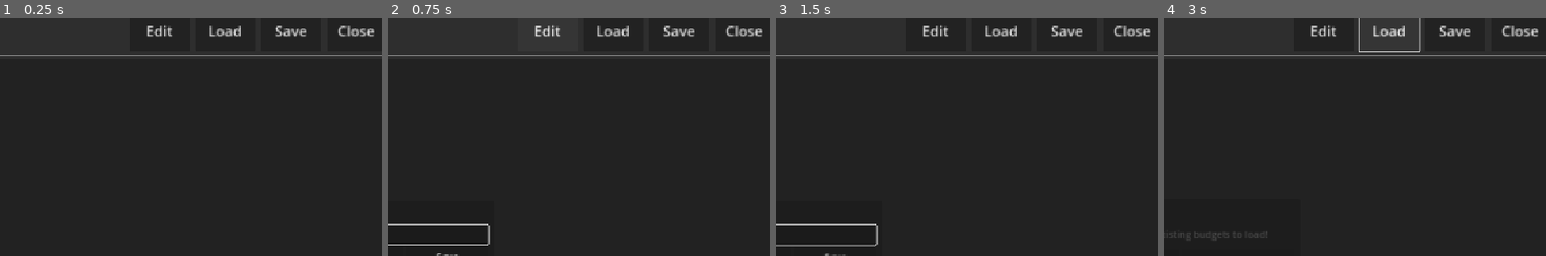
Above: before the commit, frames 1-4 (left to right).
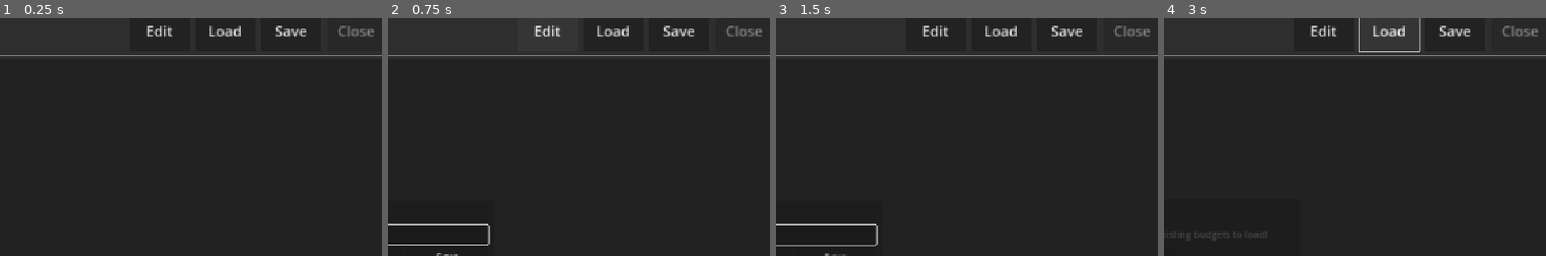
Above: after the commit, the same moments.

Repository: phrasmotica/budget-visualiser
Game: Godot game, scene res://app.tscn
Same seed, same stepped clock (60 frames per second), same inputs: the game is played once before the commit and once after it.
Inputs (mouse positions are % of the whole screen's width and height, from its top left):
- Up to frame 1 (0.25 s): no input
- Up to frame 2 (0.75 s): click "Edit" at 0.5 s
- Up to frame 3 (1.5 s): click (50, 49) at 1.27 s; type "Alex" at 1.35 s
- Up to frame 4 (3 s): click "Cancel" at 2 s; click "Load" at 2.75 s
The pictures show only the part of the screen within x 48-98%, y 4-54%; the shares and areas given below are measured in that part.

The runs differ from the first frame. In frame 1, 0.2% of the frame differs, in the area x 88-98%, y 3-8%; in frame 2, 0.2%; in frame 3, 0.2%; in frame 4, 0.2%.

Commit message:
Remove current tab when close button is pressed

Diff:
--- a/scenes/ui.tscn
+++ b/scenes/ui.tscn
@@ -61,6 +61,7 @@
 custom_minimum_size = Vector2(100, 0)
 layout_mode = 2
 theme_override_font_sizes/font_size = 24
+disabled = true
 text = "Close"
 
 [node name="HSeparator" type="HSeparator" parent="MarginContainer/VBoxContainer"]
--- a/scripts/ui.gd
+++ b/scripts/ui.gd
@@ -171,9 +171,12 @@
 	modal_shown.emit()
 
 func _on_close_button_pressed() -> void:
-	# TODO: close the active tab. Make sure current changes are saved
-	# and that the budget is removed from the save data map
-	print("Closing budget")
+	print("Closing budget ID=%d" % _current_budget_id)
+
+	_save_data_map.erase(_current_budget_id)
+
+	var current_tab := tab_container.get_child(tab_container.current_tab)
+	tab_container.remove_child(current_tab)
 
 func _on_rename_modal_name_submitted(new_name: String) -> void:
 	if not _save_data_map.has(_current_budget_id):
